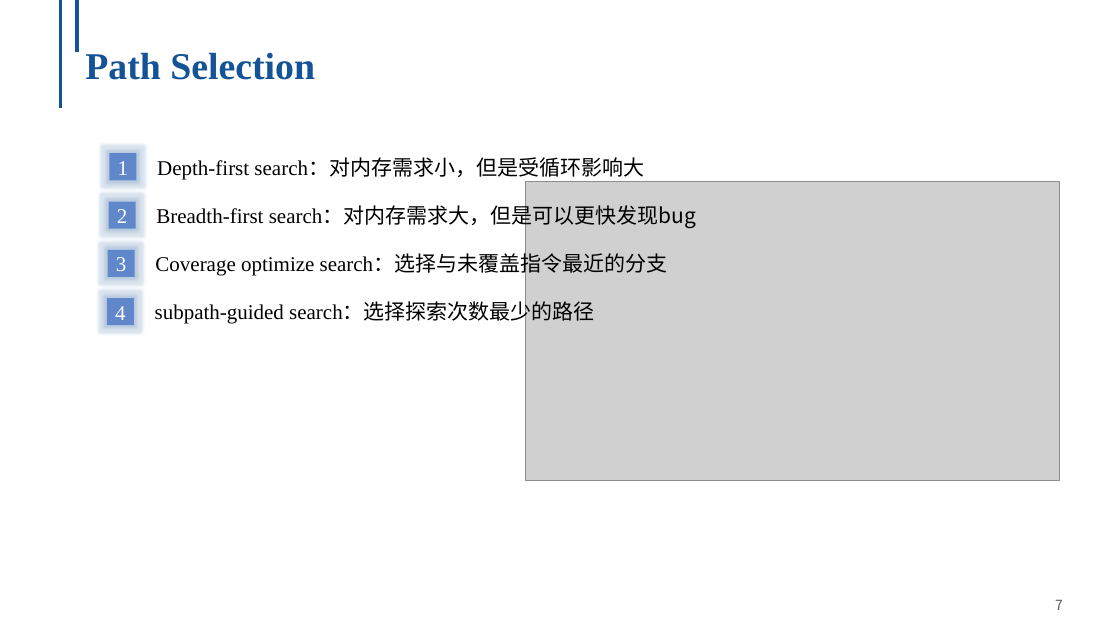
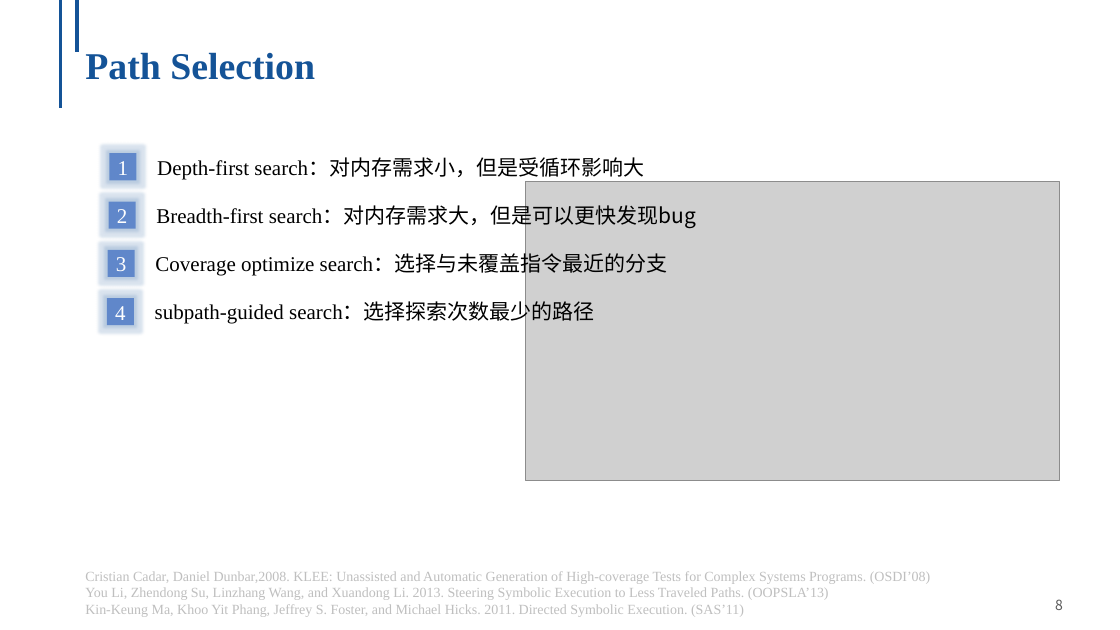
Before and after one commit to NingmoRain/NingmoRain.github.io, a slide deck: slide 8 of files/Survey__Symbolic_Execution.pptx (slide 7 before the commit). Drawn at 1120x630 pixels with LibreOffice and Linux fonts; fonts in the diff are those of the drawing; grey boxes stand for pictures; background and template pictures are left out. Boxes give left, top, right and bottom in pixels: in the first picture for what was removed or moved away, otherwise in the second. Text is boxed around its words. In the diff, an @@ line names an element or a change of style, - is before the commit and + after.

```diff
--- a/files/Survey__Symbolic_Execution.pptx
+++ b/files/Survey__Symbolic_Execution.pptx
@@ text added at <box>85,571,931,617</box>, 12 pt, text #BFBFBF @@
+Cristian Cadar, Daniel Dunbar,2008. KLEE: Unassisted and Automatic Generation of High-coverage Tests for Complex Systems Programs. (OSDI’08)
+You Li, Zhendong Su, Linzhang Wang, and Xuandong Li. 2013. Steering Symbolic Execution to Less Traveled Paths. (OOPSLA’13)
+Kin-Keung Ma, Khoo Yit Phang, Jeffrey S. Foster, and Michael Hicks. 2011. Directed Symbolic Execution. (SAS’11)
@@ page number at <box>1055,599,1063,610</box>: text changed @@
-7
+8
```
Also in this commit, not shown: 9 other slides changed, 4 slides added, 1 slide removed, 7 other files.
